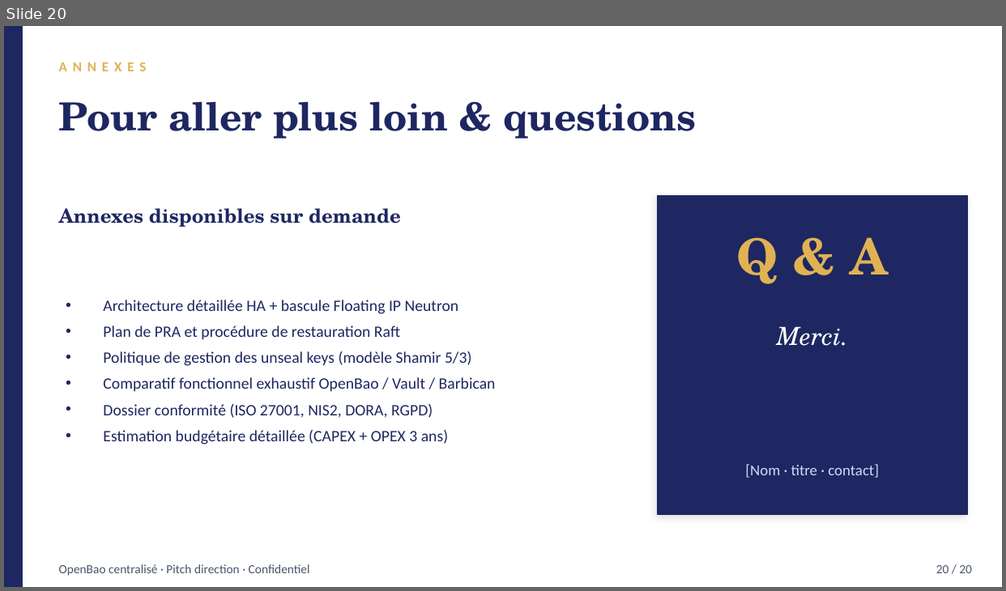
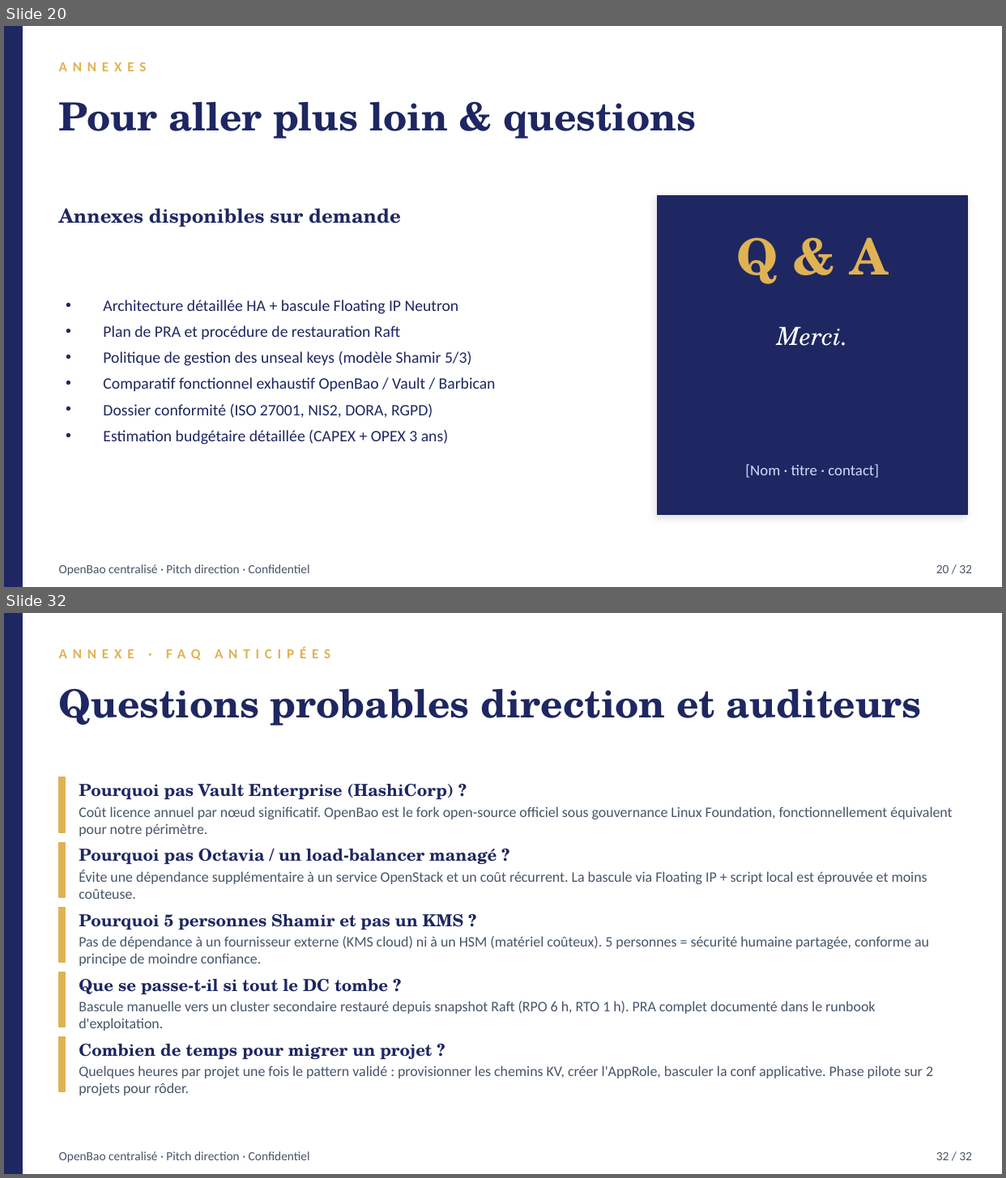
Before and after one commit to massinissa-boutrig/OpenBao, a slide deck: OpenBao-vs-Barbican.pptx. Shown one above the other, each under a label of ours: slide 20 before the commit, slides 20 and 32 after it; the slides between them are not shown. The pictures are 1006x591 and 1006x1178 pixels, drawn with LibreOffice and Linux fonts; fonts in the diff are those of the drawing. Boxes give left, top, right and bottom in pixels: in the first picture for what was removed or moved away, otherwise in the second. Text is boxed around its words. In the diff, an @@ line names an element or a change of style, - is before the commit and + after.

```diff
--- a/OpenBao-vs-Barbican.pptx
+++ b/OpenBao-vs-Barbican.pptx
@@ slide 32 added at (4, 613, 1002, 1174), background #FFFFFF @@
@@ rectangle added at (4, 613, 22, 1174), fill #1E2761, outline #1E2761 1 pt @@
@@ text added at (59, 647, 330, 660), 10 pt, text #E0B254, bold @@
+ANNEXE · FAQ ANTICIPÉES
@@ text added at (59, 688, 921, 726), 28 pt, text #1E2761, bold @@
+Questions probables direction et auditeurs
@@ rectangle added at (59, 777, 65, 833), fill #E0B254, outline #E0B254 1 pt @@
@@ text added at (79, 784, 454, 799), 12 pt, text #1E2761, bold @@
+Pourquoi pas Vault Enterprise (HashiCorp) ?
@@ text added at (79, 807, 952, 837), 10.5 pt, text #475569 @@
+Coût licence annuel par nœud significatif. OpenBao est le fork open-source officiel sous gouvernance Linux Foundation, fonctionnellement équivalent pour notre périmètre.
@@ rectangle added at (59, 842, 65, 897), fill #E0B254, outline #E0B254 1 pt @@
@@ text added at (79, 849, 496, 864), 12 pt, text #1E2761, bold @@
+Pourquoi pas Octavia / un load-balancer managé ?
@@ text added at (79, 870, 927, 899), 10.5 pt, text #475569 @@
+Évite une dépendance supplémentaire à un service OpenStack et un coût récurrent. La bascule via Floating IP + script local est éprouvée et moins coûteuse.
@@ rectangle added at (59, 907, 65, 962), fill #E0B254, outline #E0B254 1 pt @@
@@ text added at (79, 914, 464, 930), 12 pt, text #1E2761, bold @@
+Pourquoi 5 personnes Shamir et pas un KMS ?
@@ text added at (79, 936, 929, 966), 10.5 pt, text #475569 @@
+Pas de dépendance à un fournisseur externe (KMS cloud) ni à un HSM (matériel coûteux). 5 personnes = sécurité humaine partagée, conforme au principe de moindre confiance.
@@ rectangle added at (59, 973, 65, 1027), fill #E0B254, outline #E0B254 1 pt @@
@@ text added at (79, 979, 388, 995), 12 pt, text #1E2761, bold @@
+Que se passe-t-il si tout le DC tombe ?
@@ text added at (79, 1001, 875, 1031), 10.5 pt, text #475569 @@
+Bascule manuelle vers un cluster secondaire restauré depuis snapshot Raft (RPO 6 h, RTO 1 h). PRA complet documenté dans le runbook d'exploitation.
@@ rectangle added at (59, 1037, 65, 1092), fill #E0B254, outline #E0B254 1 pt @@
@@ text added at (79, 1044, 432, 1059), 12 pt, text #1E2761, bold @@
+Combien de temps pour migrer un projet ?
@@ text added at (79, 1066, 933, 1096), 10.5 pt, text #475569 @@
+Quelques heures par projet une fois le pattern validé : provisionner les chemins KV, créer l'AppRole, basculer la conf applicative. Phase pilote sur 2 projets pour rôder.
@@ text added at (59, 1152, 310, 1163), 9 pt, text #475569 @@
+OpenBao centralisé · Pitch direction · Confidentiel
@@ text added at (936, 1152, 972, 1161), 9 pt, text #475569 @@
+32 / 32
@@ slide 20 changed as well @@
@@ text at (936, 565, 972, 574): text changed @@
-20 / 20
+20 / 32
```
Also in this commit, not shown: 18 other slides changed, 11 other slides added.
